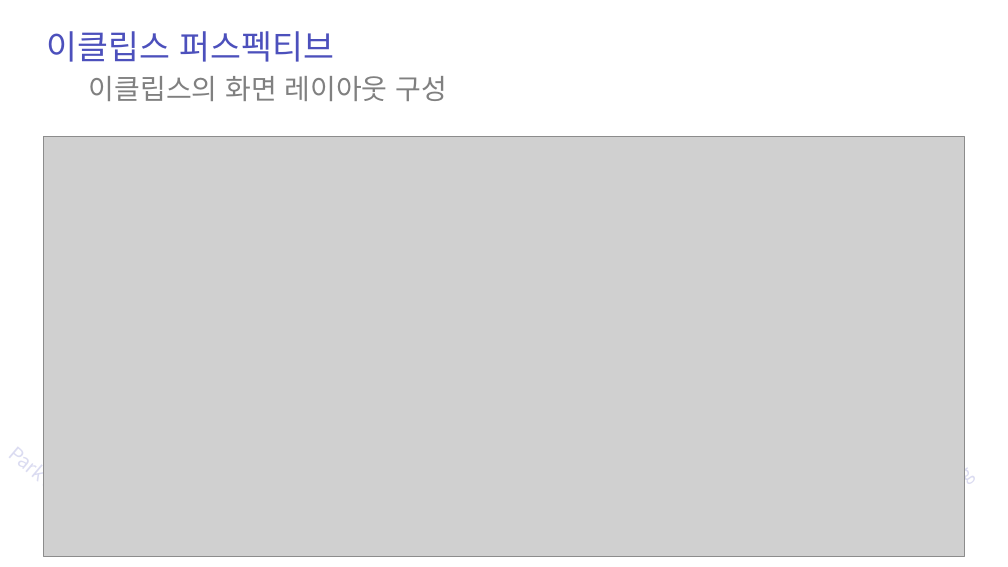
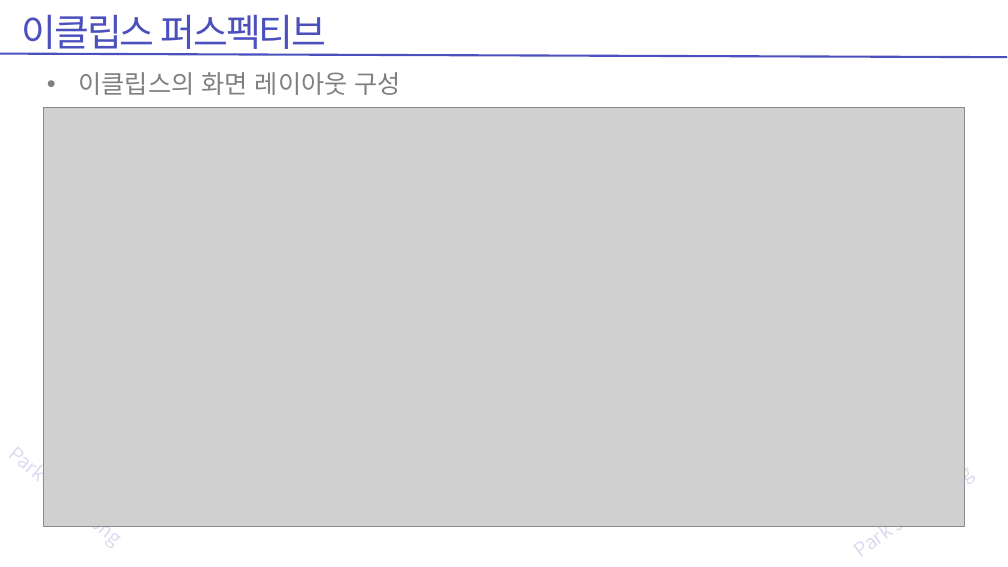
Before and after one commit to zest132/JavaLecture, a slide deck: slide 6 of JavaLecture/LectureFile/java 4강 반복문.pptx. Drawn at 1008x567 pixels with LibreOffice and Linux fonts; fonts in the diff are those of the drawing; grey boxes stand for pictures. Boxes give left, top, right and bottom in pixels: in the first picture for what was removed or moved away, otherwise in the second. Text is boxed around its words. In the diff, an @@ line names an element or a change of style, - is before the commit and + after.

```diff
--- a/JavaLecture/LectureFile/java 4강 반복문.pptx
+++ b/JavaLecture/LectureFile/java 4강 반복문.pptx
@@ text "이클립스 퍼스펙티브" moved from (x1=47, y1=31, x2=335, y2=62) to (x1=22, y1=14, x2=327, y2=56) @@
@@ text "이클립스 퍼스펙티브" at (x1=22, y1=14, x2=327, y2=56): size 48 to 54 pt, letter spacing 0 to -3 pt @@
@@ line added from (1007, 57) to (0, 53), #4C50BC 3 pt @@
@@ text "이클립스의 화면 레이아웃 구성" moved from (x1=89, y1=76, x2=446, y2=101) to (x1=78, y1=72, x2=401, y2=95) @@
@@ text "이클립스의 화면 레이아웃 구성" at (x1=78, y1=72, x2=401, y2=95): size 40 to 36 pt; bullet none to • @@
@@ picture moved from (x1=43, y1=137, x2=964, y2=556) to (x1=43, y1=107, x2=964, y2=526) @@
```
Also in this commit, not shown: 39 other slides changed, 10 slides added, 5 slides removed, 3 other files.
